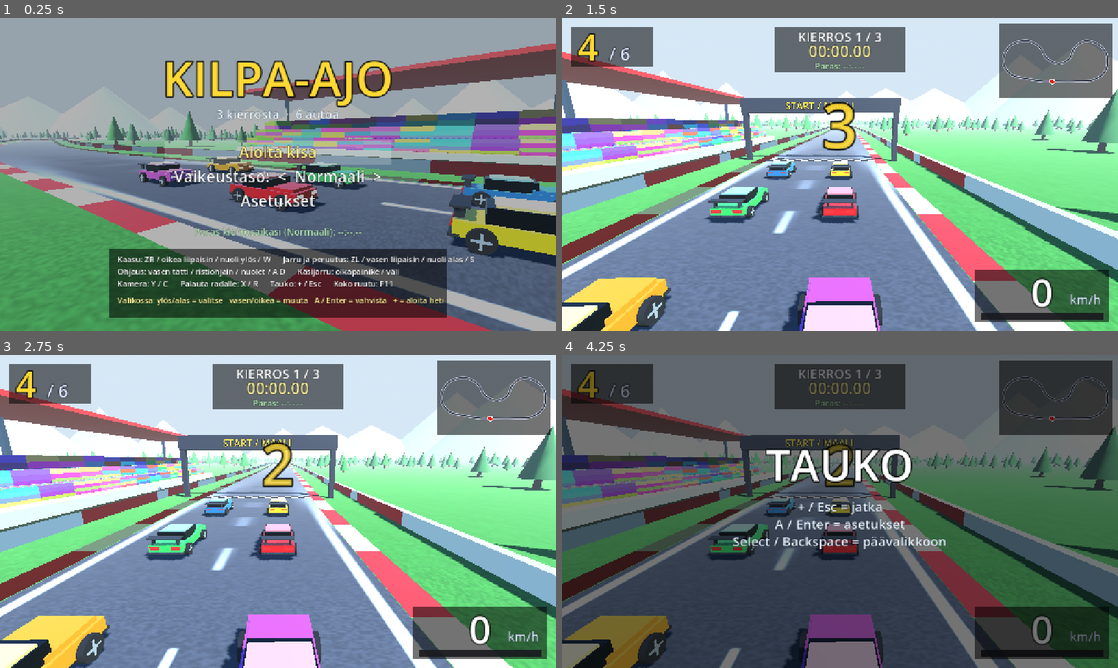
Above: before the commit, frames 1-4 (two rows, left to right).
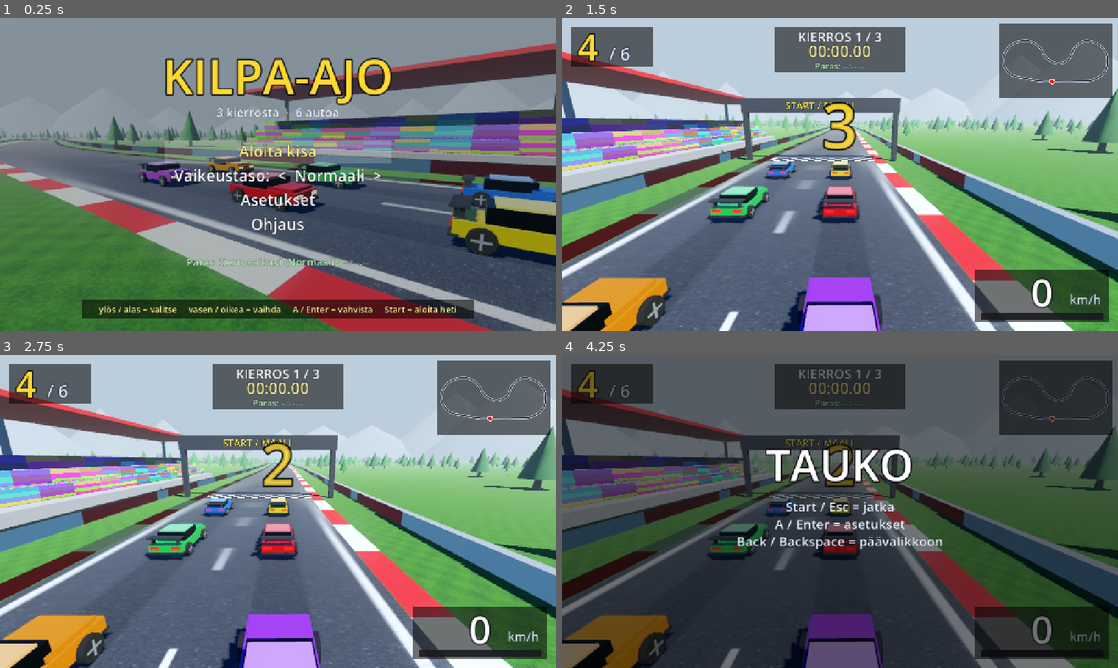
Above: after the commit, the same moments.

Repository: FoxNovaStudio/kilpa
Game: Godot game, scene res://main.tscn
The game is run twice, just before and just after one commit, with the same random seed, the same clock (stepped at 60 frames per second) and the same inputs.
Inputs (mouse positions are in pixels of both pictures, inside the frame that each line leads up to):
- Up to frame 1 (0.25 s): no input
- Up to frame 2 (1.5 s): tap Enter (confirm) at 0.5, 0.6 s; move the mouse to (962, 158) at 0.52 s; hold D (steer_right) 0.53-1.28 s; click (962, 158) at 0.67 s; move the mouse to (728, 190) at 1.27 s; hold Backspace (back) from 1.28 s (still down); tap C (camera) at 1.35 s
- Up to frame 3 (2.75 s): tap Enter (confirm) at 1.55, 2.1 s; move the mouse to (333, 442) at 2.02 s; release Backspace (back) at 2.03 s; hold D (steer_right) from 2.03 s (still down)
- Up to frame 4 (4.25 s): move the mouse to (812, 574) at 2.77 s; release D (steer_right) at 2.78 s; hold Up (menu_up) 2.78-3.53 s; tap P at 2.85 s; click (812, 574) at 2.92 s; tap Enter (confirm) at 3.05, 3.8 s; tap R (reset) at 3.5 s; move the mouse to (1006, 558) at 3.52 s; hold A (steer_left) from 3.53 s (still down); tap Keypad Enter at 3.6 s; tap Escape (pause) at 4.15 s

The runs differ from the first frame. In frame 1, 56% of the frame differs, in the area x 0-100%, y 7-100%; in frame 2, 80%; in frame 3, 80%, in the area x 0-100%, y 0-100%; in frame 4, 23%.

Commit message:
Add files via upload

Diff:
--- a/car.gd
+++ b/car.gd
@@ -66,6 +66,15 @@
 var tail_mat: StandardMaterial3D
 var roll := 0.0
 var pitch := 0.0
+
+# Tehosteet
+var smoke: CPUParticles3D
+var dust: CPUParticles3D
+var sparks: CPUParticles3D
+var spark_flag := false
+var skid := false
+var mark_acc := 1.2
+var fx_on := true
 
 
 func forward() -> Vector2:
@@ -177,6 +186,7 @@
 		grip = 4.0
 	lat *= 1.0 - minf(1.0, grip * dt)
 	slip = absf(lat)
+	skid = not on_grass and ((slip > 3.5 and absf(sp) > 8.0) or (in_brake > 0.55 and sp > 22.0) or (in_hbrake and absf(sp) > 8.0))
 	vel = f2 * longv + r2 * lat
 	pos += vel * dt
 
@@ -203,6 +213,7 @@
 			vel *= 1.0 - clampf(vn * 0.012, 0.0, 0.3)
 			if vn > 2.0:
 				wall_hits += 1
+				spark_flag = true
 			impact = maxf(impact, vn)
 		vel *= 0.995
 
@@ -334,7 +345,10 @@
 func _build_model() -> void:
 	body = Node3D.new()
 	add_child(body)
-	var paint := _mat(color, 0.3, 0.4)
+	var paint := _mat(color, 0.22, 0.55)
+	paint.clearcoat_enabled = true
+	paint.clearcoat = 0.8
+	paint.clearcoat_roughness = 0.08
 	var dark := _mat(Color(0.05, 0.06, 0.08), 0.2, 0.6)
 	var trim := _mat(Color(0.1, 0.1, 0.11), 0.7)
 	var light_c := color.lightened(0.35)
@@ -392,6 +406,50 @@
 		wheel_pivots.append(pivot)
 		wheel_spins.append(spin)
 
+	smoke = _make_emitter(Color(0.86, 0.86, 0.88), 36, 1.1, 1.6, 0.45, Vector3(0, 0.25, 1.4), Vector3(0, 0.5, 0), true, false)
+	dust = _make_emitter(Color(0.55, 0.43, 0.29), 40, 0.9, 2.6, 0.4, Vector3(0, 0.25, 1.3), Vector3(0, -1.0, 0), true, false)
+	sparks = _make_emitter(Color(1.0, 0.8, 0.3), 24, 0.35, 7.0, 0.05, Vector3(0, 0.5, 0), Vector3(0, -12.0, 0), false, true)
+
+
+func _make_emitter(col: Color, amount: int, life: float, vel: float, size: float, pos: Vector3, grav: Vector3, grow: bool, burst: bool) -> CPUParticles3D:
+	var p := CPUParticles3D.new()
+	p.amount = amount
+	p.lifetime = life
+	p.local_coords = false
+	p.emitting = false
+	p.direction = Vector3.UP
+	p.spread = 70.0 if burst else 35.0
+	p.initial_velocity_min = vel * 0.5
+	p.initial_velocity_max = vel
+	p.gravity = grav
+	if burst:
+		p.one_shot = true
+		p.explosiveness = 1.0
+	var sm := SphereMesh.new()
+	sm.radius = size
+	sm.height = size * 2.0
+	sm.radial_segments = 6
+	sm.rings = 3
+	var mat := StandardMaterial3D.new()
+	mat.shading_mode = BaseMaterial3D.SHADING_MODE_UNSHADED
+	mat.transparency = BaseMaterial3D.TRANSPARENCY_ALPHA
+	mat.vertex_color_use_as_albedo = true
+	sm.material = mat
+	p.mesh = sm
+	p.color = col
+	var grad := Gradient.new()
+	grad.set_color(0, Color(1, 1, 1, 0.55 if grow else 1.0))
+	grad.set_color(1, Color(1, 1, 1, 0.0))
+	p.color_ramp = grad
+	if grow:
+		var cv := Curve.new()
+		cv.add_point(Vector2(0.0, 0.6))
+		cv.add_point(Vector2(1.0, 2.4))
+		p.scale_amount_curve = cv
+	p.position = pos
+	add_child(p)
+	return p
+
 
 func update_visual(dt: float) -> void:
 	position = Vector3(pos.x, 0.0, pos.y)
@@ -409,3 +467,10 @@
 	wheel_pivots[0].rotation.y = -steer * 0.45
 	wheel_pivots[1].rotation.y = -steer * 0.45
 	tail_mat.emission_energy_multiplier = 3.5 if (in_brake > 0.1 and sp > 0.5) else 0.6
+	smoke.emitting = fx_on and skid and dt > 0.0
+	dust.emitting = fx_on and on_grass and absf(sp) > 12.0 and dt > 0.0
+	if spark_flag:
+		spark_flag = false
+		if fx_on:
+			sparks.restart()
+			sparks.emitting = true
--- a/hud.gd
+++ b/hud.gd
@@ -68,30 +68,62 @@
 		_draw_pause()
 	if game.settings_open:
 		_draw_settings()
+	if game.help_open:
+		_draw_help()
 
 
 func _draw_menu() -> void:
 	_panel(Rect2(0, 0, 1280, 720), Color(0, 0, 0, 0.3))
-	_txt("KILPA-AJO", 640, 180, 110, Color(1.0, 0.85, 0.2), "c")
-	_txt("%d kierrosta  ·  %d autoa" % [game.laps_total(), game.cars.size()], 640, 232, 28, Color(0.9, 0.95, 1.0), "c")
+	_txt("KILPA-AJO", 640, 175, 110, Color(1.0, 0.85, 0.2), "c")
+	_txt("%d kierrosta  ·  %d autoa" % [game.laps_total(), game.cars.size()], 640, 228, 28, Color(0.9, 0.95, 1.0), "c")
 
 	var diff: String = game.DIFF_NAMES[game.difficulty]
-	var items := ["Aloita kisa", "Vaikeustaso:  <  " + diff + "  >", "Asetukset"]
-	for i in 3:
-		var y := 322.0 + i * 56.0
+	var items := ["Aloita kisa", "Vaikeustaso:  <  " + diff + "  >", "Asetukset", "Ohjaus"]
+	for i in items.size():
+		var y := 320.0 + i * 56.0
 		var sel: bool = game.menu_sel == i
 		if sel:
 			draw_rect(Rect2(380, y - 40, 520, 54), Color(1, 1, 1, 0.2))
 		_txt(items[i], 640, y, 36, Color(1.0, 0.95, 0.5) if sel else Color.WHITE, "c")
 
 	var best: float = game.best_laps.get(game.difficulty, INF)
-	_txt("Paras kierrosaikasi (" + diff + "): " + _fmt_time(best), 640, 500, 22, Color(0.7, 0.9, 0.7), "c")
-
-	_panel(Rect2(250, 530, 780, 160))
-	_txt("Kaasu: ZR / oikea liipaisin / nuoli ylös / W      Jarru ja peruutus: ZL / vasen liipaisin / nuoli alas / S", 270, 562, 18)
-	_txt("Ohjaus: vasen tatti / ristiohjain / nuolet / A D      Käsijarru: olkapainike / väli", 270, 590, 18)
-	_txt("Kamera: Y / C      Palauta radalle: X / R      Tauko: + / Esc      Koko ruutu: F11", 270, 618, 18)
-	_txt("Valikossa: ylös/alas = valitse   vasen/oikea = muuta   A / Enter = vahvista   + = aloita heti", 270, 656, 18, Color(1.0, 0.95, 0.6))
+	_txt("Paras kierrosaikasi (" + diff + "): " + _fmt_time(best), 640, 570, 24, Color(0.7, 0.9, 0.7), "c")
+	_panel(Rect2(190, 648, 900, 44))
+	_txt("ylös / alas = valitse     vasen / oikea = vaihda     A / Enter = vahvista     Start = aloita heti", 640, 678, 20, Color(1.0, 0.95, 0.6), "c")
+
+
+func _draw_help() -> void:
+	_panel(Rect2(0, 0, 1280, 720), Color(0, 0, 0, 0.6))
+	_panel(Rect2(140, 24, 1000, 676), Color(0.05, 0.07, 0.1, 1.0))
+	_txt("OHJAUS", 640, 90, 56, Color(1.0, 0.85, 0.2), "c")
+	var head := Color(0.6, 0.85, 1.0)
+	_txt("Toiminto", 180, 150, 26, head)
+	_txt("Ohjain", 530, 150, 26, head)
+	_txt("Näppäimistö", 830, 150, 26, head)
+	draw_rect(Rect2(170, 160, 940, 2), Color(1, 1, 1, 0.25))
+	var rows := [
+		["Kaasu", "RT tai A", "W tai nuoli ylös"],
+		["Jarru ja peruutus", "LT tai B", "S tai nuoli alas"],
+		["Ohjaus", "Vasen tatti / ristiohjain", "A ja D / nuolet"],
+		["Käsijarru", "LB tai RB", "Välilyönti"],
+		["Vaihda kameraa", "Y", "C"],
+		["Palauta auto radalle", "X", "R"],
+		["Tauko", "Start", "Esc tai P"],
+		["Aloita kisa alusta", "Back", "Backspace"],
+		["Koko ruutu", "-", "F11"],
+		["Valikoissa: vahvista", "A", "Enter"],
+		["Valikoissa: takaisin", "Back tai Start", "Backspace tai Esc"],
+	]
+	for i in rows.size():
+		var y := 202.0 + i * 38.0
+		if i % 2 == 0:
+			draw_rect(Rect2(170, y - 27, 940, 36), Color(1, 1, 1, 0.05))
+		_txt(rows[i][0], 180, y, 24)
+		_txt(rows[i][1], 530, y, 24, Color(1.0, 0.95, 0.6))
+		_txt(rows[i][2], 830, y, 24, Color(1.0, 0.95, 0.6))
+	_txt("Napit on nimetty Xbox-ohjaimen mukaan. Logitech-ohjaimessa käytä X-tilaa (kytkin pohjassa).", 640, 644, 20, Color(0.75, 0.8, 0.9), "c")
+	_txt("Nintendo-ohjaimessa A ja B ovat toisin päin. Kohdat tulevat silti samoille paikoille.", 640, 670, 20, Color(0.75, 0.8, 0.9), "c")
+	_txt("A / Enter = sulje", 640, 694, 20, Color.WHITE, "c")
 
 
 func _draw_race() -> void:
@@ -142,7 +174,7 @@
 	if game.state == game.S_RACE and game.wrong_way:
 		_txt("VÄÄRÄÄN SUUNTAAN!", 640, 270, 56, Color(1.0, 0.3, 0.25), "c")
 	if game.state == game.S_RACE and p.stuck_t > 2.5:
-		_txt("Paina R / vasen nappi palauttaaksesi auton radalle", 640, 330, 26, Color(1.0, 0.9, 0.5), "c")
+		_txt("Paina X / R palauttaaksesi auton radalle", 640, 330, 26, Color(1.0, 0.9, 0.5), "c")
 
 	# Lähtölaskenta
 	if game.state == game.S_COUNTDOWN:
@@ -195,15 +227,15 @@
 		y += 34.0
 		i += 1
 	_txt("Paras kierroksesi: " + _fmt_time(p.best_lap), 640, 520, 24, Color(0.7, 1.0, 0.7), "c")
-	_txt("A / Enter = uusi kisa      Select / Backspace = valikko", 640, 570, 22, Color(0.9, 0.95, 1.0), "c")
+	_txt("A / Enter = uusi kisa      Back / Backspace = valikko", 640, 570, 22, Color(0.9, 0.95, 1.0), "c")
 
 
 func _draw_pause() -> void:
 	_panel(Rect2(0, 0, 1280, 720), Color(0, 0, 0, 0.55))
 	_txt("TAUKO", 640, 290, 100, Color.WHITE, "c")
-	_txt("+ / Esc = jatka", 640, 360, 30, Color(0.9, 0.95, 1.0), "c")
+	_txt("Start / Esc = jatka", 640, 360, 30, Color(0.9, 0.95, 1.0), "c")
 	_txt("A / Enter = asetukset", 640, 400, 30, Color(0.9, 0.95, 1.0), "c")
-	_txt("Select / Backspace = päävalikkoon", 640, 440, 30, Color(0.9, 0.95, 1.0), "c")
+	_txt("Back / Backspace = päävalikkoon", 640, 440, 30, Color(0.9, 0.95, 1.0), "c")
 
 
 func _draw_settings() -> void:
@@ -232,4 +264,4 @@
 			draw_rect(bar, Color(0.2, 0.22, 0.28))
 			draw_rect(Rect2(bar.position, Vector2(bar.size.x * clampf(frac, 0.0, 1.0), bar.size.y)), Color(0.4, 0.8, 1.0) if sel else Color(0.45, 0.55, 0.65))
 	_txt("Kierrokset ja vastustajat tulevat voimaan seuraavassa kisassa.", 640, 664, 19, Color(0.7, 0.75, 0.85), "c")
-	_txt("ylös/alas = valitse   vasen/oikea = muuta   B / Esc = takaisin", 640, 688, 19, Color(0.9, 0.95, 1.0), "c")
+	_txt("ylös / alas = valitse     vasen / oikea = muuta     Back / Esc = takaisin", 640, 688, 19, Color(0.9, 0.95, 1.0), "c")
--- a/main.gd
+++ b/main.gd
@@ -17,7 +17,7 @@
 
 const DEFAULTS := {
 	"sens": 1.0, "deadzone": 0.15, "assist": 0, "laps": 3, "ai": 5, "rubber": 1,
-	"cam": 0, "fov": 70, "shake": 1, "volume": 80, "units": 0, "minimap": 1,
+	"cam": 0, "fov": 70, "shake": 1, "volume": 80, "units": 0, "minimap": 1, "quality": 1,
 }
 const SETTING_ROWS := [
 	{"key": "sens", "name": "Ohjauksen herkkyys", "type": "num", "min": 0.5, "max": 2.0, "step": 0.1, "fmt": "%.1f x"},
@@ -28,6 +28,7 @@
 	{"key": "rubber", "name": "Vastustajien tasoitus", "type": "choice", "choices": ["Pois", "Päällä"]},
 	{"key": "cam", "name": "Kamera", "type": "choice", "choices": ["Takaa", "Kauempaa", "Ohjaamosta"]},
 	{"key": "fov", "name": "Näkökenttä", "type": "num", "min": 55, "max": 95, "step": 5, "fmt": "%d°", "int": true},
+	{"key": "quality", "name": "Grafiikka", "type": "choice", "choices": ["Matala", "Korkea"]},
 	{"key": "shake", "name": "Kameran tärinä", "type": "choice", "choices": ["Pois", "Päällä"]},
 	{"key": "volume", "name": "Äänenvoimakkuus", "type": "num", "min": 0, "max": 100, "step": 10, "fmt": "%d %%", "int": true},
 	{"key": "units", "name": "Nopeusyksikkö", "type": "choice", "choices": ["km/h", "mph"]},
@@ -53,6 +54,12 @@
 var best_laps := {}
 var settings: Dictionary = DEFAULTS.duplicate()
 var settings_open := false
+var help_open := false
+var env: Environment
+var sun: DirectionalLight3D
+var marks_mm: MultiMesh
+var mark_i := 0
+const MAX_MARKS := 2400
 var set_sel := 0
 var menu_sel := 0
 var hold_t := 0.0
@@ -83,6 +90,7 @@
 	track = TrackScript.new()
 	track.build()
 	track.build_visuals(self)
+	_setup_marks()
 
 	var layer := CanvasLayer.new()
 	add_child(layer)
@@ -148,13 +156,15 @@
 
 
 func _setup_world() -> void:
-	var env := Environment.new()
+	env = Environment.new()
 	env.background_mode = Environment.BG_SKY
 	var sky := Sky.new()
 	var sm := ProceduralSkyMaterial.new()
-	sm.sky_top_color = Color(0.22, 0.42, 0.8)
-	sm.sky_horizon_color = Color(0.72, 0.82, 0.92)
-	sm.ground_horizon_color = Color(0.72, 0.82, 0.92)
+	sm.sky_top_color = Color(0.14, 0.34, 0.76)
+	sm.sky_horizon_color = Color(0.74, 0.84, 0.94)
+	sm.ground_horizon_color = Color(0.74, 0.84, 0.94)
+	sm.sky_curve = 0.12
+	sm.sun_angle_max = 30.0
 	sm.ground_bottom_color = Color(0.3, 0.38, 0.3)
 	sky.sky_material = sm
 	env.sky = sky
@@ -163,14 +173,24 @@
 	env.tonemap_mode = Environment.TONE_MAPPER_FILMIC
 	env.fog_enabled = true
 	env.fog_light_color = Color(0.72, 0.82, 0.92)
-	env.fog_density = 0.0011
+	env.fog_density = 0.0012
+	env.fog_sun_scatter = 0.3
+	env.tonemap_white = 5.0
+	env.glow_intensity = 0.7
+	env.glow_bloom = 0.08
+	env.glow_hdr_threshold = 0.9
+	env.adjustment_contrast = 1.12
+	env.adjustment_saturation = 1.1
 	var we := WorldEnvironment.new()
 	we.environment = env
 	add_child(we)
 
-	var sun := DirectionalLight3D.new()
+	sun = DirectionalLight3D.new()
 	sun.rotation_degrees = Vector3(-48, -40, 0)
-	sun.light_energy = 1.25
+	sun.light_energy = 1.6
+	sun.light_color = Color(1.0, 0.94, 0.82)
+	sun.shadow_blur = 1.6
+	sun.light_angular_distance = 0.6
 	sun.shadow_enabled = true
 	sun.directional_shadow_max_distance = 120.0
 	add_child(sun)
@@ -225,6 +245,56 @@
 	cf.save(SAVE_PATH)
 
 
+# ---------------------------------------------------------------- renkaiden jäljet
+
+func _setup_marks() -> void:
+	var bm := BoxMesh.new()
+	bm.size = Vector3(0.3, 0.01, 1.1)
+	var mat := StandardMaterial3D.new()
+	mat.albedo_color = Color(0.01, 0.01, 0.01, 0.5)
+	mat.transparency = BaseMaterial3D.TRANSPARENCY_ALPHA
+	mat.shading_mode = BaseMaterial3D.SHADING_MODE_UNSHADED
+	bm.material = mat
+	marks_mm = MultiMesh.new()
+	marks_mm.transform_format = MultiMesh.TRANSFORM_3D
+	marks_mm.mesh = bm
+	marks_mm.instance_count = MAX_MARKS
+	var mmi := MultiMeshInstance3D.new()
+	mmi.multimesh = marks_mm
+	mmi.cast_shadow = GeometryInstance3D.SHADOW_CASTING_SETTING_OFF
+	add_child(mmi)
+	_clear_marks()
+
+
+func _clear_marks() -> void:
+	if marks_mm == null:
+		return
+	var away := Transform3D(Basis(), Vector3(0, -100, 0))
+	for i in MAX_MARKS:
+		marks_mm.set_instance_transform(i, away)
+	mark_i = 0
+
+
+func _emit_marks_for(c, dt: float) -> void:
+	if not c.skid:
+		c.mark_acc = 1.2
+		return
+	c.mark_acc += c.vel.length() * dt
+	if c.mark_acc < 0.6:
+		return
+	c.mark_acc = 0.0
+	var heading: float = c.yaw
+	if c.vel.length() > 3.0:
+		heading = atan2(-c.vel.x, -c.vel.y)
+	var basis := Basis(Vector3.UP, heading)
+	var f: Vector2 = c.forward()
+	var r: Vector2 = c.right()
+	for side in [-0.98, 0.98]:
+		var p: Vector2 = c.pos + r * side - f * 1.35
+		marks_mm.set_instance_transform(mark_i, Transform3D(basis, Vector3(p.x, 0.045, p.y)))
+		mark_i = (mark_i + 1) % MAX_MARKS
+
+
 # ---------------------------------------------------------------- asetukset (valikko)
 
 func laps_total() -> int:
@@ -260,6 +330,15 @@
 	InputMap.action_set_deadzone("steer_left", dz)
 	InputMap.action_set_deadzone("steer_right", dz)
 	cam_mode = int(settings["cam"])
+	var hq := int(settings["quality"]) == 1
+	if sun != null:
+		sun.shadow_enabled = hq
+	if env != null:
+		env.glow_enabled = hq
+		env.adjustment_enabled = hq
+	get_viewport().msaa_3d = Viewport.MSAA_4X if hq else Viewport.MSAA_DISABLED
+	for c in cars:
+		c.fx_on = hq
 	if audio_player != null:
 		var vol := float(settings["volume"]) / 100.0
 		audio_player.volume_db = linear_to_db(vol) if vol > 0.001 else -80.0
@@ -325,6 +404,7 @@
 	for c in cars:
 		c.queue_free()
 	cars.clear()
+	_clear_marks()
 	var base: float = DIFF_SKILL[difficulty]
 	var ai_count := clampi(roundi(float(settings["ai"])), 0, AI_NAMES.size())
 	var player_slot := mini(3, ai_count)
@@ -344,6 +424,7 @@
 		var row := slot / 2
 		var col := slot % 2
 		c.place(-10.0 - row * 10.0, 3.2 if col == 0 else -3.2)
+		c.fx_on = int(settings["quality"]) == 1
 		cars.append(c)
 	_compute_ranks()
 	wrong_way = false
@@ -420,6 +501,7 @@
 				cap = 0.5
 			c.ai_drive(dt, cars, cap)
 		c.step(dt, race_time, laps_total())
+		_emit_marks_for(c, dt)
 
 	_collide_cars()
 
@@ -519,6 +601,10 @@
 		else:
 			DisplayServer.window_set_mode(DisplayServer.WINDOW_MODE_FULLSCREEN)
 
+	if help_open:
+		if Input.is_action_just_pressed("confirm") or Input.is_action_just_pressed("back") or Input.is_action_just_pressed("pause"):
+			help_open = false
+		return
 	if settings_open:
 		_handle_settings_input(dt)
 		return
@@ -526,9 +612,9 @@
 	match state:
 		S_MENU:
 			if Input.is_action_just_pressed("menu_down"):
-				menu_sel = (menu_sel + 1) % 3
+				menu_sel = (menu_sel + 1) % 4
 			if Input.is_action_just_pressed("menu_up"):
-				menu_sel = (menu_sel + 2) % 3
+				menu_sel = (menu_sel + 3) % 4
 			if Input.is_action_just_pressed("steer_left"):
 				difficulty = (difficulty + 2) % 3
 				_spawn_cars()
@@ -540,6 +626,8 @@
 			if Input.is_action_just_pressed("confirm"):
 				if menu_sel == 2:
 					_open_settings()
+				elif menu_sel == 3:
+					help_open = true
 				else:
 					_start_race()
 			elif Input.is_action_just_pressed("pause"):
--- a/track.gd
+++ b/track.gd
@@ -139,36 +139,44 @@
 # ---------------------------------------------------------------- tekstuurit
 
 func _road_texture() -> ImageTexture:
-	var w := 128
-	var h := 256
-	var img := Image.create(w, h, false, Image.FORMAT_RGB8)
+	var w := 256
+	var h := 512
+	var img := Image.create_empty(w, h, false, Image.FORMAT_RGB8)
 	var rng := RandomNumberGenerator.new()
 	rng.seed = 7
 	for y in h:
 		for x in w:
-			var g := 0.19 + rng.randf() * 0.06
-			img.set_pixel(x, y, Color(g, g, g * 1.04))
+			var g := 0.16 + rng.randf() * 0.07
+			var fx := float(x) / w
+			var lane := absf(fx - 0.3) < 0.07 or absf(fx - 0.7) < 0.07
+			if lane:
+				g -= 0.035
+			if rng.randf() < 0.012:
+				g += 0.18
+			img.set_pixel(x, y, Color(g, g, g * 1.05))
 	var white := Color(0.92, 0.92, 0.9)
 	for y in h:
-		for x in range(4, 8):
-			img.set_pixel(x, y, white)
-			img.set_pixel(w - 1 - x, y, white)
-		if (y % 128) < 48:
-			for x in range(w / 2 - 1, w / 2 + 1):
+		for x in range(8, 15):
+			var c := white if rng.randf() > 0.08 else Color(0.7, 0.7, 0.68)
+			img.set_pixel(x, y, c)
+			img.set_pixel(w - 1 - x, y, c)
+		if (y % 256) < 96:
+			for x in range(w / 2 - 2, w / 2 + 2):
 				img.set_pixel(x, y, white)
 	img.generate_mipmaps()
 	return ImageTexture.create_from_image(img)
 
 
 func _grass_texture() -> ImageTexture:
-	var s := 64
-	var img := Image.create(s, s, false, Image.FORMAT_RGB8)
+	var s := 128
+	var img := Image.create_empty(s, s, false, Image.FORMAT_RGB8)
 	var rng := RandomNumberGenerator.new()
 	rng.seed = 11
 	for y in s:
 		for x in s:
 			var v := rng.randf()
-			var c := Color(0.16 + v * 0.06, 0.36 + v * 0.1, 0.12 + v * 0.05)
+			var lf := sin(x * 0.19) * sin(y * 0.23) * 0.5 + 0.5
+			var c := Color(0.12 + v * 0.07 + lf * 0.05, 0.28 + v * 0.12 + lf * 0.08, 0.07 + v * 0.05)
 			img.set_pixel(x, y, c)
 	img.generate_mipmaps()
 	return ImageTexture.create_from_image(img)
@@ -257,7 +265,7 @@
 		_add_quad(st, a, b, c, d, Vector3.UP, Color.WHITE, v0, v1)
 	var mat := StandardMaterial3D.new()
 	mat.albedo_texture = _road_texture()
-	mat.roughness = 0.85
+	mat.roughness = 0.62
 	mat.cull_mode = BaseMaterial3D.CULL_DISABLED
 	mat.texture_filter = BaseMaterial3D.TEXTURE_FILTER_LINEAR_WITH_MIPMAPS_ANISOTROPIC
 	_mesh_instance(root, st.commit(), mat)
Not shown, changed: LUE-MINUT.txt
Not shown, changed: car.gd.uid
Not shown, changed: export_presets.cfg
Not shown, changed: hud.gd.uid
Not shown, changed: main.gd.uid
Not shown, changed: track.gd.uid
